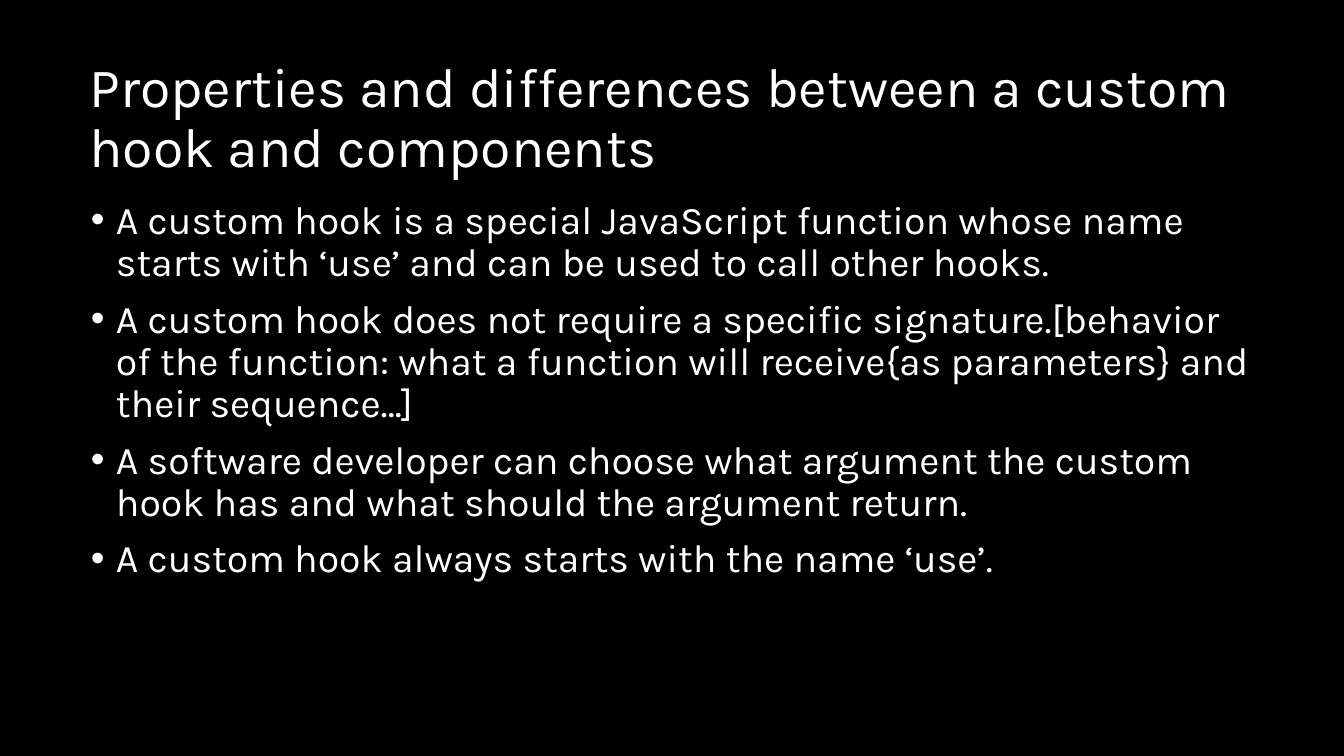
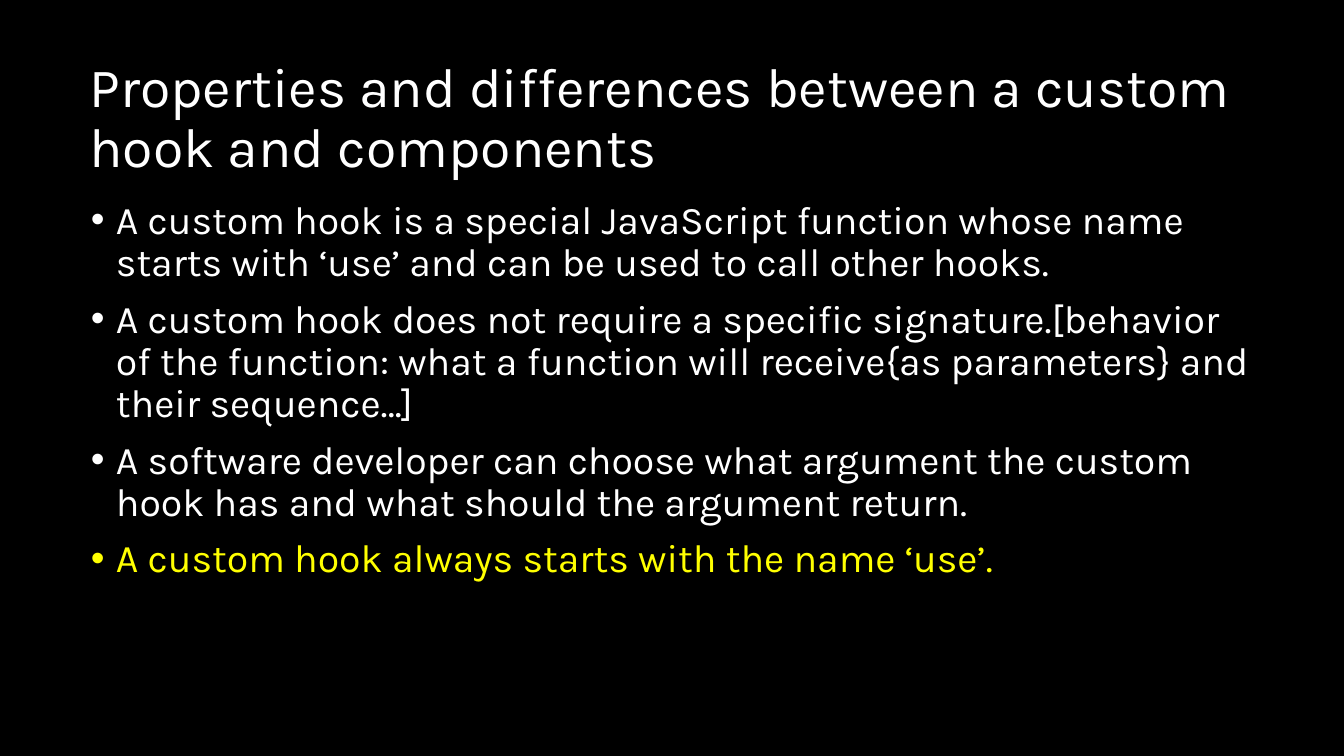
Before and after one commit to natiquekeyin/spring2025, a slide deck: slide 3 of JavaScript/Week12/Week12.pptx. Drawn at 1344x756 pixels with LibreOffice and Linux fonts; fonts in the diff are those of the drawing. Boxes give left, top, right and bottom in pixels: in the first picture for what was removed or moved away, otherwise in the second. Text is boxed around its words. In the diff, an @@ line names an element or a change of style, - is before the commit and + after.

```diff
--- a/JavaScript/Week12/Week12.pptx
+++ b/JavaScript/Week12/Week12.pptx
@@ text at (x1=116, y1=545, x2=993, y2=582): text colour #FFFFFF to #FFFF00 in "A custom hook always starts with the ..." @@
```
Also in this commit, not shown: 3 other slides changed, 20 other files.
